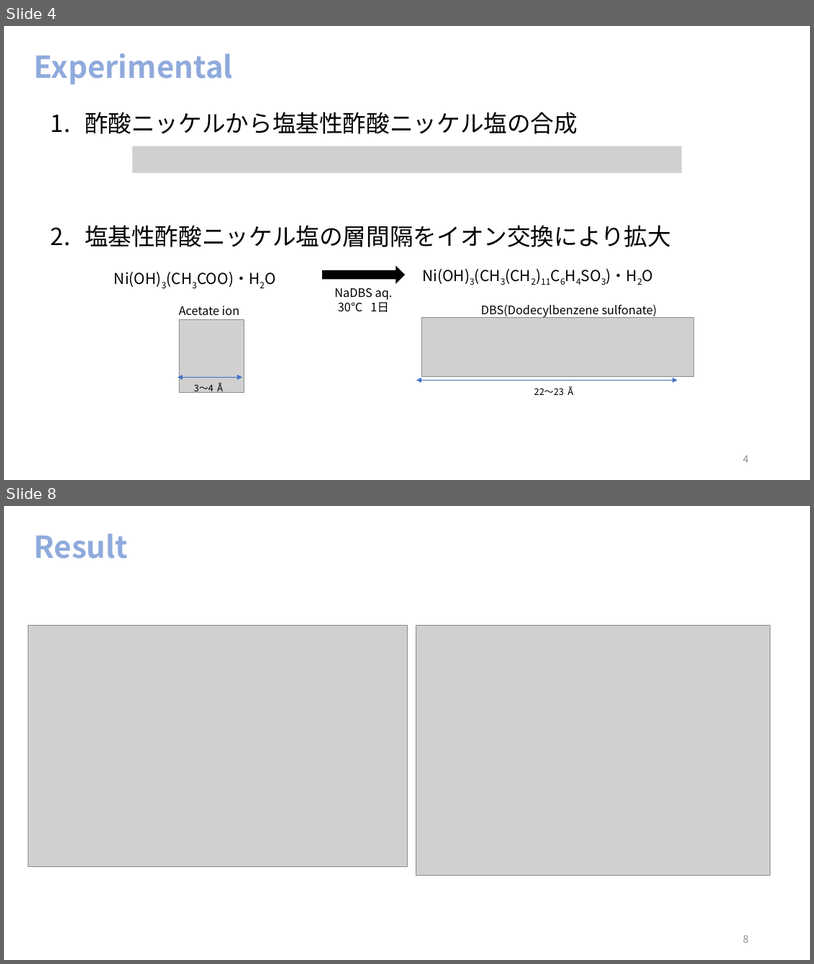
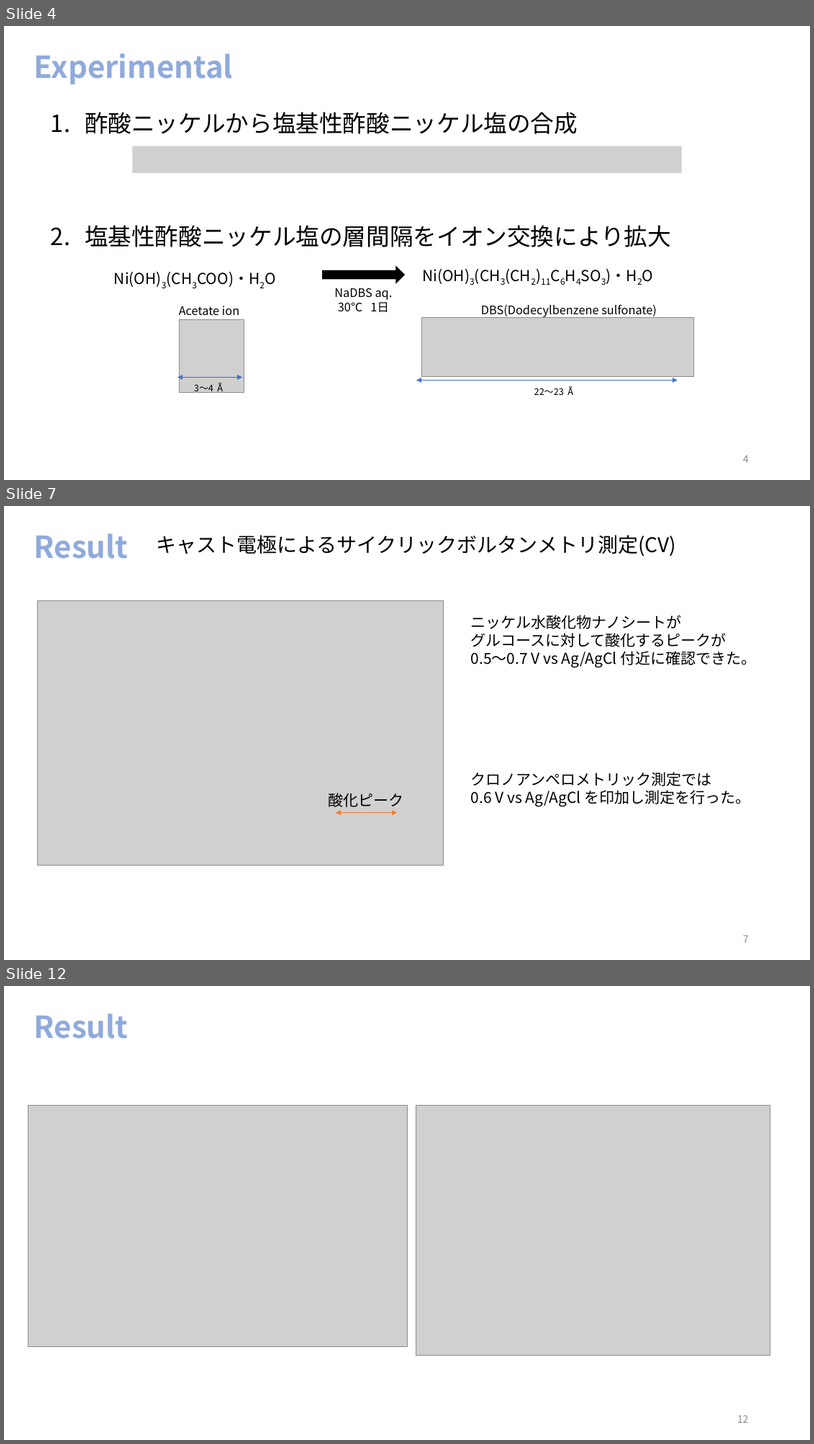
Before and after one commit to akidon0000/graduation-thesis, a slide deck: 発表スライド/卒論スライド 松山晃大.pptx. Shown one above the other, each under a label of ours: slides 4 and 8 before the commit, slides 4, 7 and 12 after it; the slides between them are not shown. The pictures are 814x964 and 814x1444 pixels, drawn with LibreOffice and Linux fonts; fonts in the diff are those of the drawing; grey boxes stand for pictures. Boxes give left, top, right and bottom in pixels: in the first picture for what was removed or moved away, otherwise in the second. Text is boxed around its words. In the diff, an @@ line names an element or a change of style, - is before the commit and + after.

Commit message:
2/12 安澤先生の確認前

```diff
--- a/発表スライド/卒論スライド 松山晃大.pptx
+++ b/発表スライド/卒論スライド 松山晃大.pptx
@@ slide 7 added at [4,506,810,960], background #FFFFFF @@
@@ title added at [34,533,129,559], 36 pt, text #8FAADC, bold @@
+Result
@@ text added at [156,535,676,556], 24 pt, text #000000 @@
+キャスト電極によるサイクリックボルタンメトリ測定(CV)
@@ picture added at [37,600,443,865] @@
@@ text added at [471,615,757,668], 18 pt, text #000000 @@
+ニッケル水酸化物ナノシートが
+グルコースに対して酸化するピークが
+0.5〜0.7 V vs Ag/AgCl 付近に確認できた。
@@ text added at [471,772,751,806], 18 pt, text #000000 @@
+クロノアンペロメトリック測定では
+0.6 V vs Ag/AgCl を印加し測定を行った。
@@ text added at [328,793,404,807], 18 pt, text #000000 @@
+酸化ピーク
@@ double arrow added from (336, 813) to (397, 813), #ED7D31 1 pt @@
@@ page number added at [743,935,749,942], 12 pt, text #8C8C8C @@
+7
@@ what was slide 8 is now slide 12 @@
@@ page number at [738,1414,749,1422]: text changed @@
-8
+12
```
Also in this commit, not shown: 2 slides changed, 4 other slides added, 1 slide removed, 2 other files.
